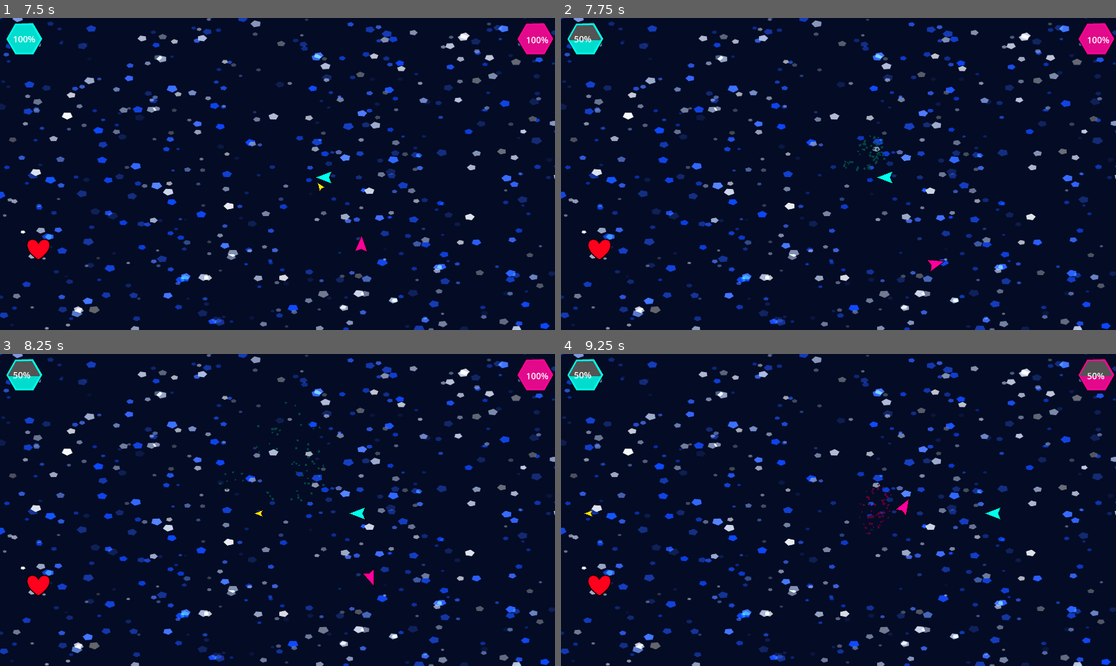
Above: before the commit, frames 1-4 (two rows, left to right).
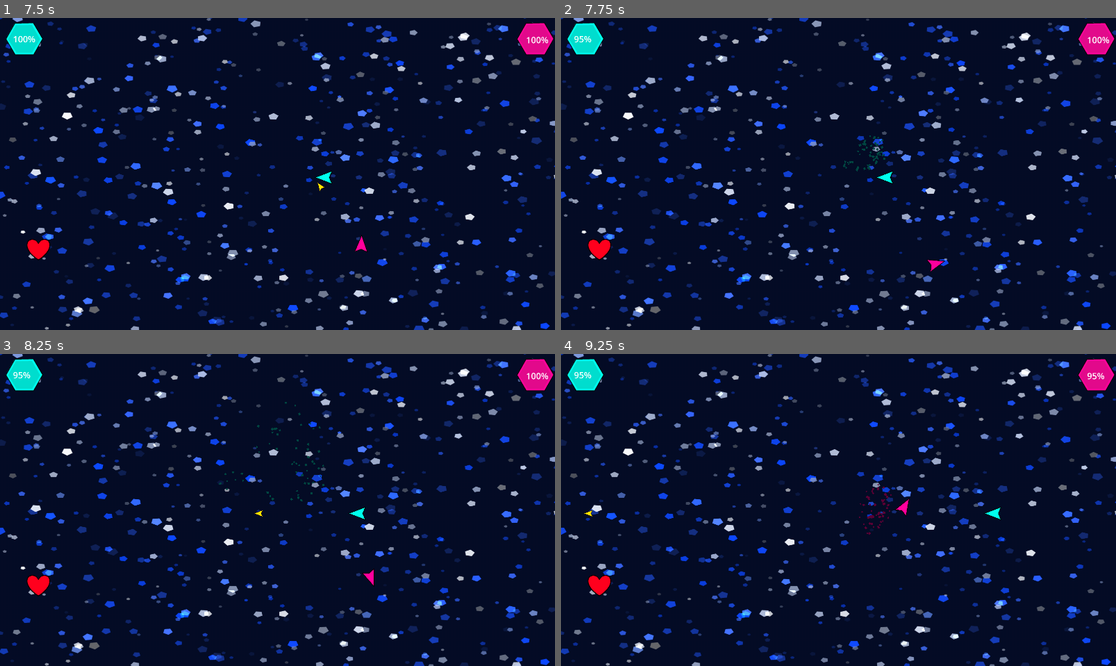
Above: after the commit, the same moments.

Repository: Jsadul/Retro-shooter
Game: Godot game, scene res://Scenes/game.tscn
Same seed, same stepped clock (60 frames per second), same inputs: the game is played once before the commit and once after it.
Inputs:
- Up to frame 1 (7.5 s): tap Enter at 0.5, 4.25, 6.5 s; hold Right (ui_right) 0.53-1.28 s; tap A (A) at 0.6, 5.1 s; hold Down (ui_down) 1.28-2.03 s; tap D (D) at 1.35, 5.85 s; tap Space (shoot) at 2, 4.35, 5 s; hold Right (ui_right) 2.03-2.78 s; tap S (S) at 2.1, 6.6 s; hold Up (ui_up) 2.78-3.53 s; tap Shift (Shoot_2) at 2.85, 7.35 s; hold Left (ui_left) 3.53-5.03 s; tap W (W) at 3.6 s; hold Down (ui_down) 5.03-5.78 s; hold Right (ui_right) 5.78-6.53 s; hold Up (ui_up) 6.53-7.28 s; hold Right (ui_right) from 7.28 s (still down)
- Up to frame 2 (7.75 s): keep holding Right (ui_right)
- Up to frame 3 (8.25 s): tap Space (shoot) at 8 s; release Right (ui_right) at 8.03 s; hold Down (ui_down) from 8.03 s (still down); tap W (W) at 8.1 s
- Up to frame 4 (9.25 s): release Down (ui_down) at 8.78 s; hold Left (ui_left) from 8.78 s (still down); tap Space (shoot) at 8.85 s

Frame 1 is identical in both runs. In frame 2, 0.2% of the frame differs, in the area x 1-8%, y 2-8%; in frame 3, 0.2%; in frame 4, 0.4%, in the area x 1-100%, y 2-9%.

Commit message:
bug fixes 2
fixed layers and collisions not working properly

Diff:
--- a/Scenes/bullet.tscn
+++ b/Scenes/bullet.tscn
@@ -4,6 +4,7 @@
 [ext_resource type="Texture2D" uid="uid://chtrei7h22de" path="res://Assets/Yellow.png" id="2_oduel"]
 
 [node name="Bullet" type="Area2D" unique_id=339058199]
+collision_layer = 2
 script = ExtResource("1_oduel")
 
 [node name="Sprite2D" type="Sprite2D" parent="." unique_id=1050722412]
--- a/Scenes/heal.tscn
+++ b/Scenes/heal.tscn
@@ -3,6 +3,7 @@
 [ext_resource type="Texture2D" uid="uid://dgoc43oxm66lr" path="res://Assets/Heal.png" id="1_2bthj"]
 
 [node name="Heal" type="Area2D" unique_id=1703960650]
+collision_layer = 4
 
 [node name="CollisionPolygon2D" type="CollisionPolygon2D" parent="." unique_id=1302843702]
 position = Vector2(-1, -3)
@@ -12,5 +13,3 @@
 position = Vector2(78, 78)
 scale = Vector2(0.2, 0.2)
 texture = ExtResource("1_2bthj")
-
-[connection signal="area_entered" from="." to="." method="_on_area_entered"]
--- a/Scenes/player_1.tscn
+++ b/Scenes/player_1.tscn
@@ -20,7 +20,6 @@
 texture = ExtResource("2_tmdyv")
 
 [node name="CollisionPolygon2D" type="CollisionPolygon2D" parent="." unique_id=1249072119]
-visible = false
 rotation = 1.5707964
 scale = Vector2(0.5, 0.5)
 polygon = PackedVector2Array(0, -48, -40, 59, 0, 42, 41, 59)
@@ -29,6 +28,7 @@
 position = Vector2(51, 0)
 
 [node name="Area2D" type="Area2D" parent="." unique_id=683649858]
+collision_mask = 2
 
 [node name="CollisionPolygon2D2" type="CollisionPolygon2D" parent="Area2D" unique_id=1167717220]
 position = Vector2(-4, 0)
@@ -88,11 +88,11 @@
 color = Color(0.3498241, 3.730133e-07, 0.20380312, 1)
 
 [node name="HealDitect" type="Area2D" parent="." unique_id=1889311826]
+collision_mask = 4
 
 [node name="CollisionPolygon2D2" type="CollisionPolygon2D" parent="HealDitect" unique_id=985503099]
-position = Vector2(-4, 0)
 rotation = 1.5707964
-scale = Vector2(0.7, 0.7)
+scale = Vector2(0.2, 0.2)
 polygon = PackedVector2Array(0, -48, -40, 59, 0, 42, 41, 59)
 
 [connection signal="area_entered" from="Area2D" to="." method="_on_area_2d_area_entered"]
--- a/Scenes/player_2.tscn
+++ b/Scenes/player_2.tscn
@@ -28,6 +28,7 @@
 position = Vector2(51, 0)
 
 [node name="Area2D" type="Area2D" parent="." unique_id=1292756586]
+collision_mask = 2
 
 [node name="CollisionPolygon2D2" type="CollisionPolygon2D" parent="Area2D" unique_id=509457243]
 position = Vector2(-4, 0)
@@ -82,11 +83,11 @@
 color = Color(6.738305e-07, 0.2746303, 0.25380066, 1)
 
 [node name="HealDitect" type="Area2D" parent="." unique_id=1477936029]
+collision_mask = 4
 
 [node name="CollisionPolygon2D2" type="CollisionPolygon2D" parent="HealDitect" unique_id=1189603279]
-position = Vector2(-4, 0)
 rotation = 1.5707964
-scale = Vector2(0.7, 0.7)
+scale = Vector2(0.2, 0.2)
 polygon = PackedVector2Array(0, -48, -40, 59, 0, 42, 41, 59)
 
 [connection signal="area_entered" from="HealDitect" to="." method="_on_heal_ditect_area_entered"]
--- a/Scripts/player_1.gd
+++ b/Scripts/player_1.gd
@@ -12,7 +12,7 @@
 @export var bullet : PackedScene
 @export var max_health = 100
 @export var health = 0
-@export var damage = 50
+@export var damage = 5
 @export var heal_value = 20
 var recoil_strength = 1200
 var rotation_direction = 0
--- a/Scripts/player_2.gd
+++ b/Scripts/player_2.gd
@@ -12,7 +12,7 @@
 @export var bullet : PackedScene
 @export var max_health = 100
 @export var health = 0
-@export var damage = 50
+@export var damage = 5
 @export var heal_value = 20
 var recoil_strength = 1200
 var rotation_direction = 0
